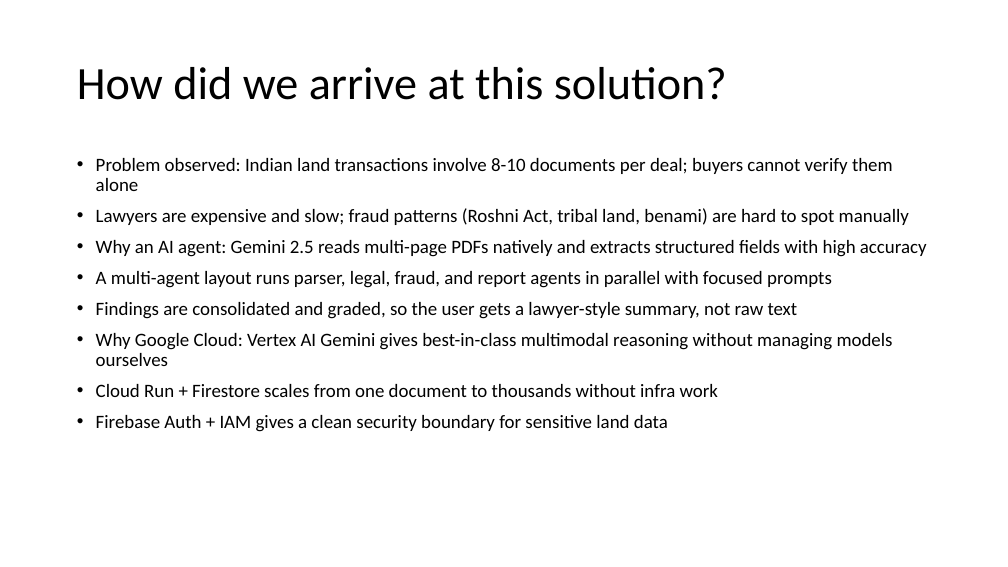
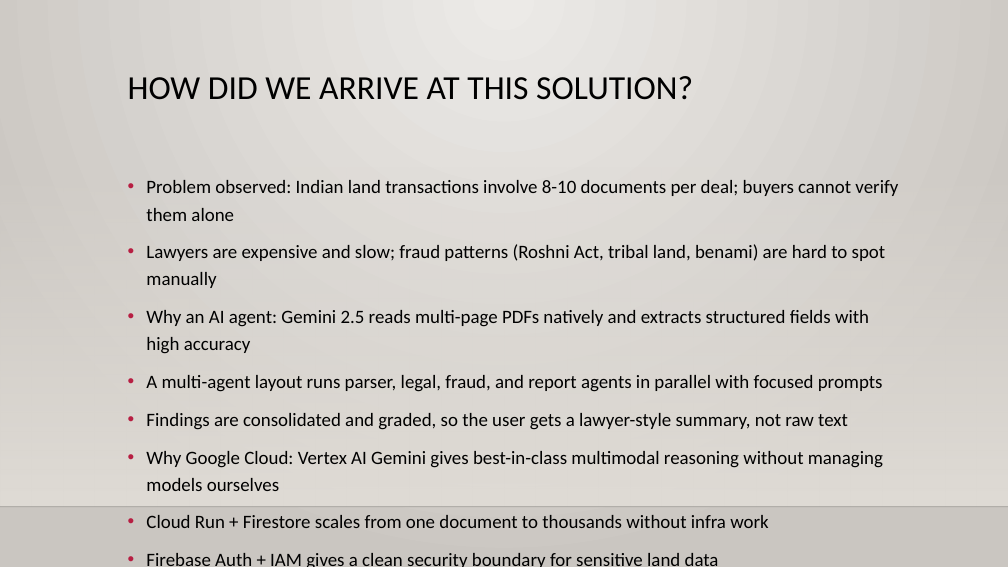
Before and after one commit to abhi88000/land-fraud-detection, a slide deck: slide 11 of docs/deck/Landshield-Deck.pptx. Drawn at 1008x567 pixels with LibreOffice and Linux fonts; fonts in the diff are those of the drawing; background and template pictures are left out. Boxes give left, top, right and bottom in pixels: in the first picture for what was removed or moved away, otherwise in the second. Text is boxed around its words. In the diff, an @@ line names an element or a change of style, - is before the commit and + after.

Commit message:
style(deck): apply professional navy+slate+gold palette and auto-apply Gallery theme

```diff
--- a/docs/deck/Landshield-Deck.pptx
+++ b/docs/deck/Landshield-Deck.pptx
@@ background #FFFFFF to gradient #ECEAE7 to #CAC7C1 @@
@@ title "HOW DID WE ARRIVE AT ..." at (128,76,693,100): vertical alignment middle to top @@
@@ title at (128,76,693,100): text changed; size 44 to 32 pt @@
-How did we arrive at this solution?
+HOW DID WE ARRIVE AT THIS SOLUTION?
@@ rectangle added at (0,167,1008,507), fill gradient #DFDBD5 @@
@@ text "Problem observed: Indian land transactions ...": place and size @@
-text "Problem observed: Indian land transactions ..." at (96,158,927,432)
+text "Problem observed: Indian land transactions ..." at (146,180,898,567)
@@ text "Problem observed: Indian land transactions ..." at (146,180,898,567): line spacing 0.9 to 1.2 @@
@@ line added from (0, 507) to (1008, 507), #000001 1 pt @@
```
Also in this commit, not shown: 11 other slides changed, 1 other file.
